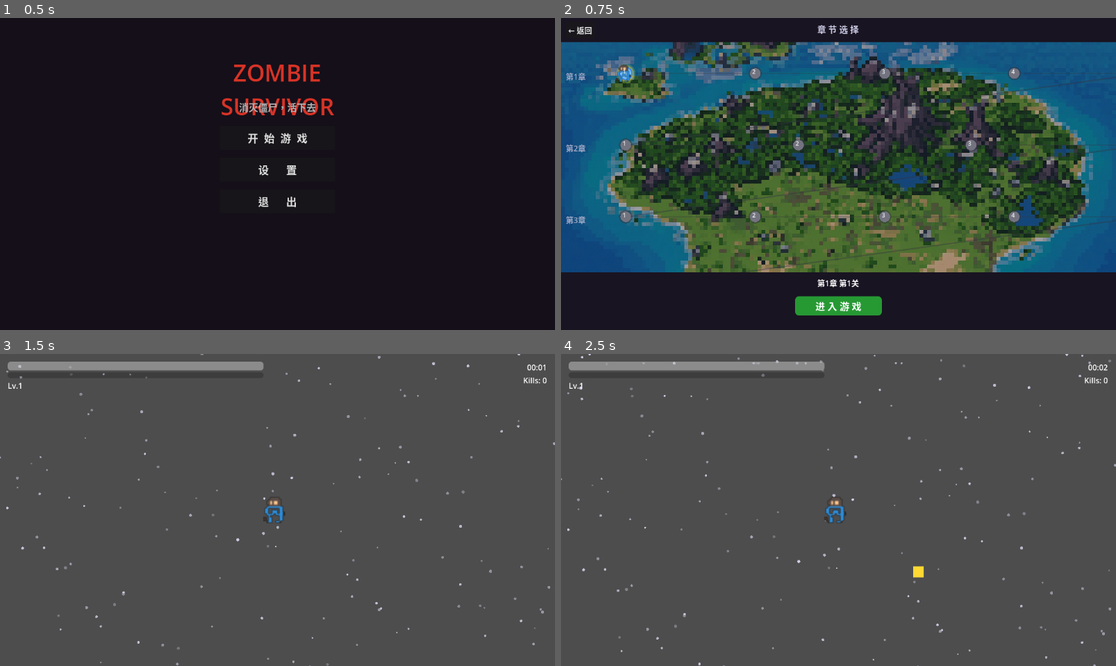
Above: before the commit, frames 1-4 (two rows, left to right).
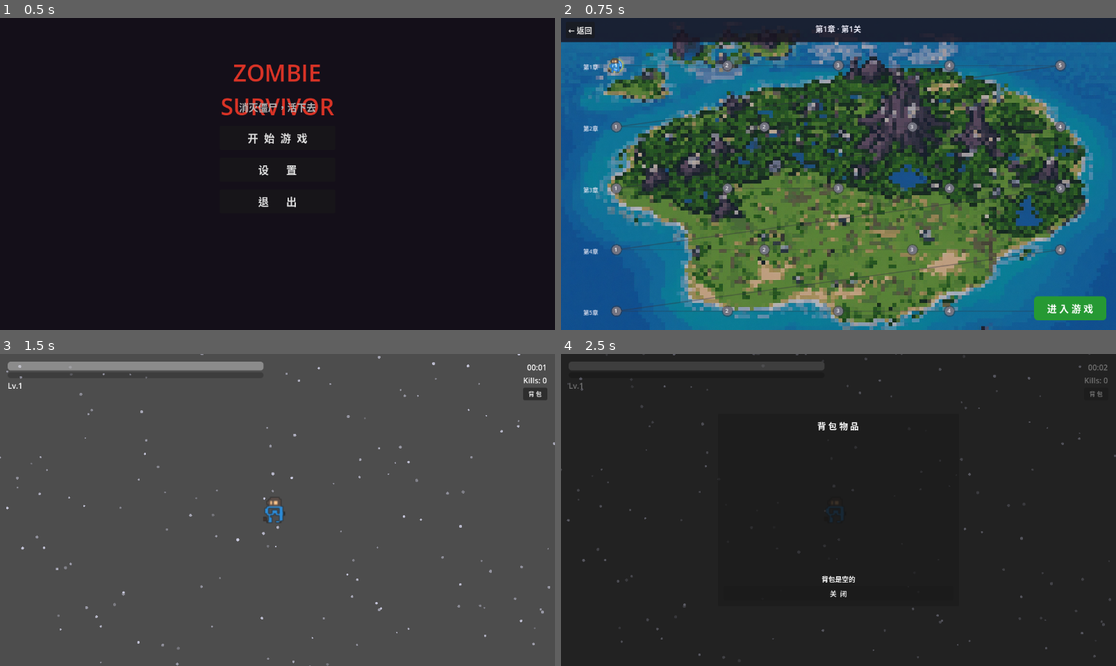
Above: after the commit, the same moments.

Repository: ebly/shoot
Game: Godot game, scene res://scenes/main_menu.tscn
Same seed, same stepped clock (60 frames per second), same inputs: the game is played once before the commit and once after it.
Inputs (mouse positions are in pixels of both pictures, inside the frame that each line leads up to):
- Up to frame 1 (0.5 s): no input
- Up to frame 2 (0.75 s): click "开 始 游 戏" at 0.5 s
- Up to frame 3 (1.5 s): click "进 入 游 戏" at 1.25 s
- Up to frame 4 (2.5 s): click (1093, 394) at 2 s, where only the run after the commit has a clickable "背 包"

Frame 1 is identical in both runs. In frame 2, 22% of the frame differs, in the area x 0-100%, y 2-100%; in frame 3, 0.2%; in frame 4, 100%, in the area x 0-100%, y 0-100%.

Commit message:
背包系统：拾取/装备双按钮 + 背包面板UI

Diff:
--- /dev/null
+++ b/scenes/backpack_item_row.tscn
@@ -0,0 +1,26 @@
+[gd_scene load_steps=2 format=3]
+
+[ext_resource type="Script" path="res://scripts/ui/backpack_item_row.gd" id="1_row"]
+
+[node name="BackpackItemRow" type="Panel"]
+custom_minimum_size = Vector2(0, 36)
+script = ExtResource("1_row")
+
+[node name="HBox" type="HBoxContainer" parent="."]
+anchors_preset = 15
+anchor_right = 1.0
+anchor_bottom = 1.0
+
+[node name="NameLabel" type="Label" parent="HBox"]
+text = "升级名称"
+size_flags_horizontal = 3
+theme_override_font_sizes/font_size = 14
+
+[node name="CountLabel" type="Label" parent="HBox"]
+text = "×1"
+theme_override_font_sizes/font_size = 14
+
+[node name="EquipButton" type="Button" parent="HBox"]
+text = "装 备"
+
+[connection signal="pressed" from="HBox/EquipButton" to="." method="_on_equip_button_pressed"]
--- /dev/null
+++ b/scenes/backpack_panel.tscn
@@ -0,0 +1,53 @@
+[gd_scene load_steps=2 format=3]
+
+[ext_resource type="Script" path="res://scripts/ui/backpack_panel.gd" id="1_bp"]
+
+[node name="BackpackPanel" type="CanvasLayer"]
+layer = 90
+script = ExtResource("1_bp")
+
+[node name="ColorRect" type="ColorRect" parent="."]
+anchors_preset = 15
+anchor_right = 1.0
+anchor_bottom = 1.0
+color = Color(0, 0, 0, 0.55)
+
+[node name="Panel" type="Panel" parent="."]
+anchors_preset = 8
+anchor_left = 0.5
+anchor_top = 0.5
+anchor_right = 0.5
+anchor_bottom = 0.5
+offset_left = -250.0
+offset_top = -200.0
+offset_right = 250.0
+offset_bottom = 200.0
+
+[node name="VBox" type="VBoxContainer" parent="Panel"]
+anchors_preset = 15
+anchor_right = 1.0
+anchor_bottom = 1.0
+offset_left = 12.0
+offset_top = 12.0
+offset_right = -12.0
+offset_bottom = -12.0
+
+[node name="TitleLabel" type="Label" parent="Panel/VBox"]
+text = "背 包 物 品"
+horizontal_alignment = 1
+theme_override_font_sizes/font_size = 18
+
+[node name="ItemContainer" type="VBoxContainer" parent="Panel/VBox"]
+size_flags_vertical = 3
+theme_override_constants/separation = 4
+
+[node name="EmptyLabel" type="Label" parent="Panel/VBox"]
+text = "背包是空的"
+horizontal_alignment = 1
+theme_override_font_sizes/font_size = 14
+
+[node name="CloseButton" type="Button" parent="Panel/VBox"]
+text = "关  闭"
+theme_override_font_sizes/font_size = 14
+
+[connection signal="pressed" from="Panel/VBox/CloseButton" to="." method="_on_close_pressed"]
--- a/scenes/chapter_select.tscn
+++ b/scenes/chapter_select.tscn
@@ -20,13 +20,17 @@
 [node name="MapContainer" type="Node2D" parent="."]
 
 [node name="MapBg" type="TextureRect" parent="MapContainer"]
-anchors_preset = 0
+anchors_preset = 15
+anchor_right = 1.0
+anchor_bottom = 1.0
 texture = ExtResource("3_mapbg")
-stretch_mode = 0
+stretch_mode = 5
 
 [node name="MapDarken" type="ColorRect" parent="MapContainer"]
-anchors_preset = 0
-color = Color(0, 0, 0, 0.35)
+anchors_preset = 15
+anchor_right = 1.0
+anchor_bottom = 1.0
+color = Color(0, 0, 0, 0.25)
 
 [node name="MapView" type="Node2D" parent="MapContainer"]
 script = ExtResource("2_map")
@@ -36,7 +40,7 @@
 anchor_left = 0.0
 anchor_right = 1.0
 offset_bottom = 50.0
-color = Color(0.1, 0.08, 0.13, 1)
+color = Color(0.1, 0.08, 0.13, 0.85)
 
 [node name="BackButton" type="Button" parent="TopBar"]
 offset_left = 10.0
@@ -49,48 +53,29 @@
 anchors_preset = 5
 anchor_left = 0.5
 anchor_right = 0.5
-offset_left = -80.0
-offset_top = 10.0
-offset_right = 80.0
-offset_bottom = 40.0
-text = "章 节 选 择"
-horizontal_alignment = 1
-theme_override_colors/font_color = Color(0.8, 0.8, 0.9, 1)
-theme_override_font_sizes/font_size = 18
-
-[node name="BottomBar" type="ColorRect" parent="."]
-anchors_preset = 2
-anchor_left = 0.0
-anchor_right = 1.0
-anchor_top = 1.0
-offset_top = -120.0
-offset_bottom = 0.0
-color = Color(0.1, 0.08, 0.13, 1)
-
-[node name="StageInfoLabel" type="Label" parent="BottomBar"]
-anchors_preset = 5
-anchor_left = 0.5
-anchor_right = 0.5
 offset_left = -100.0
 offset_top = 10.0
 offset_right = 100.0
 offset_bottom = 40.0
-text = "第1章 第1关"
+text = ""
 horizontal_alignment = 1
+theme_override_colors/font_color = Color(0.9, 0.9, 0.95, 1)
 theme_override_font_sizes/font_size = 16
 
-[node name="EnterButton" type="Button" parent="BottomBar"]
-anchors_preset = 5
-anchor_left = 0.5
-anchor_right = 0.5
-offset_left = -90.0
-offset_top = 50.0
-offset_right = 90.0
-offset_bottom = 90.0
+[node name="EnterButton" type="Button" parent="."]
+anchors_preset = 4
+anchor_left = 1.0
+anchor_top = 1.0
+anchor_right = 1.0
+anchor_bottom = 1.0
+offset_left = -170.0
+offset_top = -70.0
+offset_right = -20.0
+offset_bottom = -20.0
 text = "进 入 游 戏"
 theme_override_font_sizes/font_size = 20
 theme_override_colors/font_color = Color(1, 1, 1, 1)
 theme_override_styles/normal = SubResource("enter_bg")
 
 [connection signal="pressed" from="TopBar/BackButton" to="." method="_on_back_pressed"]
-[connection signal="pressed" from="BottomBar/EnterButton" to="." method="_on_enter_pressed"]
+[connection signal="pressed" from="EnterButton" to="." method="_on_enter_pressed"]
--- a/scenes/hud.tscn
+++ b/scenes/hud.tscn
@@ -50,6 +50,10 @@
 text = "Kills: 0"
 horizontal_alignment = 2
 
+[node name="BackpackButton" type="Button" parent="Margin/HBox/RightPanel"]
+text = "背 包"
+theme_override_font_sizes/font_size = 12
+
 [node name="GameOverPanel" type="Panel" parent="."]
 anchors_preset = 8
 anchor_left = 0.5
@@ -85,3 +89,4 @@
 text = "Play Again"
 
 [connection signal="pressed" from="GameOverPanel/VBox/RestartButton" to="." method="_on_restart_pressed"]
+[connection signal="pressed" from="Margin/HBox/RightPanel/BackpackButton" to="." method="_on_backpack_pressed"]
--- a/scenes/main.tscn
+++ b/scenes/main.tscn
@@ -7,6 +7,7 @@
 [ext_resource type="Script" path="res://scripts/starfield.gd" id="5_starfield"]
 [ext_resource type="Script" path="res://scripts/effects_manager.gd" id="6_effects"]
 [ext_resource type="Script" path="res://scripts/camera_follow.gd" id="7_camera"]
+[ext_resource type="PackedScene" path="res://scenes/backpack_panel.tscn" id="8_backpack"]
 
 [node name="Main" type="Node2D"]
 
@@ -30,3 +31,5 @@
 
 [node name="EffectsManager" type="Node" parent="."]
 script = ExtResource("6_effects")
+
+[node name="BackpackPanel" parent="." instance=ExtResource("8_backpack")]
--- a/scenes/upgrade_card.tscn
+++ b/scenes/upgrade_card.tscn
@@ -3,7 +3,7 @@
 [ext_resource type="Script" path="res://scripts/ui/upgrade_card.gd" id="1_card"]
 
 [node name="UpgradeCard" type="Panel"]
-custom_minimum_size = Vector2(180, 200)
+custom_minimum_size = Vector2(180, 220)
 script = ExtResource("1_card")
 
 [node name="VBox" type="VBoxContainer" parent="."]
@@ -14,15 +14,27 @@
 grow_vertical = 2
 
 [node name="NameLabel" type="Label" parent="VBox"]
-text = "Upgrade"
+text = "升级名称"
 horizontal_alignment = 1
+theme_override_font_sizes/font_size = 14
 
 [node name="DescLabel" type="Label" parent="VBox"]
-text = "Description"
+text = "描述"
 horizontal_alignment = 1
 autowrap_mode = 2
+size_flags_vertical = 3
 
-[node name="PickButton" type="Button" parent="VBox"]
-text = "Pick"
+[node name="Buttons" type="HBoxContainer" parent="VBox"]
+size_flags_vertical = 0
+theme_override_constants/separation = 6
 
-[connection signal="pressed" from="VBox/PickButton" to="." method="_on_pick_button_pressed"]
+[node name="PickButton" type="Button" parent="VBox/Buttons"]
+text = "拾 取"
+size_flags_horizontal = 3
+
+[node name="EquipButton" type="Button" parent="VBox/Buttons"]
+text = "装 备"
+size_flags_horizontal = 3
+
+[connection signal="pressed" from="VBox/Buttons/PickButton" to="." method="_on_pick_button_pressed"]
+[connection signal="pressed" from="VBox/Buttons/EquipButton" to="." method="_on_equip_button_pressed"]
--- a/scripts/game_manager.gd
+++ b/scripts/game_manager.gd
@@ -62,6 +62,7 @@
 	survival_time = 0.0
 	is_game_over = false
 	enemies_killed = 0
+	UpgradeManager.reset_backpack()
 	xp_changed.emit(0, xp_to_next())
 	game_started.emit()
 
--- /dev/null
+++ b/scripts/ui/backpack_item_row.gd
@@ -0,0 +1,16 @@
+extends Panel
+## 背包内单行物品：名称 + 数量 + 装备按钮
+
+signal equip_pressed
+
+var _upgrade_id: String = ""
+
+
+func setup(upg, count: int) -> void:
+	_upgrade_id = upg.id
+	$HBox/NameLabel.text = upg.label
+	$HBox/CountLabel.text = "×%d" % count
+
+
+func _on_equip_button_pressed() -> void:
+	equip_pressed.emit()
--- /dev/null
+++ b/scripts/ui/backpack_panel.gd
@@ -0,0 +1,64 @@
+extends CanvasLayer
+## 背包面板 — 查看已拾取但未装备的升级，点击「装备」生效。
+
+@onready var item_container: VBoxContainer = $Panel/VBox/ItemContainer
+@onready var empty_label: Label = $Panel/VBox/EmptyLabel
+@onready var item_row_scene: PackedScene = preload("res://scenes/backpack_item_row.tscn")
+
+
+func _ready() -> void:
+	process_mode = PROCESS_MODE_WHEN_PAUSED
+	hide()
+
+
+func open() -> void:
+	_refresh()
+	show()
+	get_tree().paused = true
+
+
+func close() -> void:
+	hide()
+	get_tree().paused = false
+
+
+func _refresh() -> void:
+	# 清空旧列表
+	for c in item_container.get_children():
+		c.queue_free()
+
+	if UpgradeManager.is_backpack_empty():
+		empty_label.show()
+		return
+
+	empty_label.hide()
+
+	# 遍历背包（upgrade_pool 获取完整信息）
+	for u in UpgradeManager.get_upgrade_pool():
+		var cnt: int = UpgradeManager.get_backpack_count(u.id)
+		if cnt <= 0:
+			continue
+		var row: Panel = item_row_scene.instantiate()
+		item_container.add_child(row)
+		row.setup(u, cnt)
+		row.equip_pressed.connect(_on_row_equip.bind(u.id))
+
+
+func _on_row_equip(upgrade_id: String) -> void:
+	var player = _find_player()
+	if player:
+		if UpgradeManager.equip_from_backpack(upgrade_id, player):
+			_refresh()
+			if UpgradeManager.is_backpack_empty():
+				close()
+
+
+func _find_player():
+	var players: Array[Node] = get_tree().get_nodes_in_group("player")
+	if players.size() > 0:
+		return players[0]
+	return null
+
+
+func _on_close_pressed() -> void:
+	close()
--- a/scripts/ui/chapter_select.gd
+++ b/scripts/ui/chapter_select.gd
@@ -1,5 +1,5 @@
 extends Control
-## ChapterSelect — 自由行走地图，背景地图跟随滚动。
+## ChapterSelect — 自由行走地图，背景滚动，无黑边。
 
 var _ready_done: bool = false
 var _player_pos: Vector2 = Vector2.ZERO
@@ -8,6 +8,7 @@
 var _stage_positions: Dictionary = {}
 var _map_size: Vector2 = Vector2(1600, 900)
 var _screen_size: Vector2 = Vector2(1152, 648)
+var _scale: float = 1.0  # 地图缩放比例（填满屏幕）
 
 @onready var _map_container: Node2D = $MapContainer
 @onready var _map_view: Node2D = $MapContainer/MapView
@@ -17,7 +18,8 @@
 
 func _ready() -> void:
 	process_mode = PROCESS_MODE_ALWAYS
-	$BottomBar/EnterButton.hide()
+	$TopBar/TitleLabel.hide()
+	$EnterButton.hide()
 
 	_screen_size = get_viewport_rect().size
 
@@ -25,12 +27,17 @@
 	var tex: Texture2D = _map_bg.texture
 	if tex:
 		_map_size = Vector2(tex.get_width(), tex.get_height())
-		_map_bg.custom_minimum_size = _map_size
-		_map_bg.size = _map_size
-		_map_darken.custom_minimum_size = _map_size
-		_map_darken.size = _map_size
+		# 计算缩放使地图填满屏幕（无黑边）
+		_scale = max(_screen_size.x / _map_size.x, _screen_size.y / _map_size.y)
+		var scaled: Vector2 = _map_size * _scale
+		_map_bg.custom_minimum_size = scaled
+		_map_bg.size = scaled
+		_map_darken.custom_minimum_size = scaled
+		_map_darken.size = scaled
+		# MapView 缩放匹配背景图
+		_map_view.scale = Vector2(_scale, _scale)
 
-	# 用地图百分比计算关卡位置
+	# 用地图像素坐标计算关卡位置，乘缩放因子
 	var margin_x: float = _map_size.x * 0.1
 	var margin_y: float = _map_size.y * 0.15
 	var start_x: float = margin_x
@@ -49,27 +56,27 @@
 
 	_map_view.stage_positions = _stage_positions
 
-	# 章节标签（随地图滚动）
+	# 章节标签和关卡数字（作为 MapView 子节点，随地图滚动）
 	for ch in range(1, ProgressManager.total_chapters + 1):
 		var first_key: String = ProgressManager.stage_key(ch, 1)
 		if first_key in _stage_positions:
 			var pos: Vector2 = _stage_positions[first_key]
 			var lbl: Label = Label.new()
 			lbl.text = "第%d章" % ch
-			lbl.position = Vector2(10, pos.y - 6)
-			lbl.add_theme_color_override("font_color", Color(0.7, 0.7, 0.8, 0.9))
+			lbl.position = Vector2(pos.x - 80, pos.y - 8)
+			lbl.add_theme_color_override("font_color", Color(0.9, 0.9, 0.95, 0.9))
+			lbl.add_theme_font_size_override("font_size", 14)
 			_map_view.add_child(lbl)
 
-	# 关卡数字标签（随地图滚动）
 	for key in _stage_positions:
 		var pos: Vector2 = _stage_positions[key]
 		var parts: PackedStringArray = key.split("-")
 		var st: int = int(parts[1])
 		var lbl: Label = Label.new()
 		lbl.text = str(st)
-		lbl.position = pos - Vector2(6, 12)
-		lbl.add_theme_color_override("font_color", Color(1, 1, 1, 0.9))
-		lbl.add_theme_font_size_override("font_size", 12)
+		lbl.position = pos - Vector2(5, 10)
+		lbl.add_theme_color_override("font_color", Color(1, 1, 1, 0.95))
+		lbl.add_theme_font_size_override("font_size", 13)
 		_map_view.add_child(lbl)
 
 	# 玩家出生在第一关
@@ -78,7 +85,6 @@
 		_player_pos = _stage_positions[start_key]
 
 	_map_view.player_pos = _player_pos
-
 	_ready_done = true
 	_update_camera()
 	_map_view.queue_redraw()
@@ -91,6 +97,7 @@
 	var input: Vector2 = Input.get_vector("move_left", "move_right", "move_up", "move_down")
 	_player_pos += input * _move_speed * delta
 
+	# 限制到地图范围
 	_player_pos.x = clamp(_player_pos.x, 0, _map_size.x)
 	_player_pos.y = clamp(_player_pos.y, 0, _map_size.y)
 
@@ -101,14 +108,18 @@
 
 
 func _update_camera() -> void:
-	if _map_size.x <= 0 or _map_size.y <= 0:
+	if _map_size.x <= 0:
 		return
+	# 缩放后的地图尺寸
+	var scaled: Vector2 = _map_size * _scale
 
-	var offset_x: float = _screen_size.x * 0.5 - _player_pos.x
-	var offset_y: float = _screen_size.y * 0.5 - _player_pos.y
+	# 偏移量：让玩家位于屏幕中央
+	var offset_x: float = _screen_size.x * 0.5 - _player_pos.x * _scale
+	var offset_y: float = _screen_size.y * 0.5 - _player_pos.y * _scale
 
-	offset_x = clamp(offset_x, _screen_size.x - _map_size.x, 0)
-	offset_y = clamp(offset_y, _screen_size.y - _map_size.y, 0)
+	# 限制到地图边界（无黑边）
+	offset_x = clamp(offset_x, _screen_size.x - scaled.x, 0)
+	offset_y = clamp(offset_y, _screen_size.y - scaled.y, 0)
 
 	_map_container.position = Vector2(offset_x, offset_y)
 
@@ -130,11 +141,13 @@
 		_selected_key = best_key
 		var parts = best_key.split("-")
 		ProgressManager.select_stage(int(parts[0]), int(parts[1]))
-		$BottomBar/EnterButton.show()
-		$BottomBar/StageInfoLabel.text = "第%s章 第%s关" % [parts[0], parts[1]]
+		$TopBar/TitleLabel.show()
+		$TopBar/TitleLabel.text = "第%s章 · 第%s关" % [parts[0], parts[1]]
+		$EnterButton.show()
 	elif best_key == "" and _selected_key != "":
 		_selected_key = ""
-		$BottomBar/EnterButton.hide()
+		$TopBar/TitleLabel.hide()
+		$EnterButton.hide()
 
 	_map_view.selected_key = _selected_key
 
--- a/scripts/ui/hud.gd
+++ b/scripts/ui/hud.gd
@@ -65,3 +65,9 @@
 	if players.size() > 0:
 		return players[0]
 	return null
+
+
+func _on_backpack_pressed() -> void:
+	var bp = get_node_or_null("/root/Main/BackpackPanel")
+	if bp:
+		bp.open()
--- a/scripts/ui/level_up_menu.gd
+++ b/scripts/ui/level_up_menu.gd
@@ -1,5 +1,5 @@
 extends CanvasLayer
-## LevelUpMenu — shown on level-up, offers 3 random upgrade choices.
+## 升级菜单 — 升级时出现，选择「拾取→背包」或「装备→角色」。
 
 @onready var card_container: HBoxContainer = $Panel/CardContainer
 @onready var card_scene: PackedScene = preload("res://scenes/upgrade_card.tscn")
@@ -17,7 +17,6 @@
 func _on_level_up(_new_level: int) -> void:
 	_effects().freeze(0.06)
 	if _is_showing:
-		# queue another level-up for after this pick
 		call_deferred("_show_choices")
 		return
 	_show_choices()
@@ -28,27 +27,36 @@
 	if _current_choices.is_empty():
 		return
 
-	# Clear previous cards
 	for c in card_container.get_children():
 		c.queue_free()
 
-	# Build new cards
 	for upgrade in _current_choices:
 		var card = card_scene.instantiate()
 		card_container.add_child(card)
 		card.setup(upgrade)
-		card.selected.connect(_on_card_selected)
+		card.picked.connect(_on_picked)
+		card.equipped.connect(_on_equipped)
 
 	show()
 	_is_showing = true
 	get_tree().paused = true
 
 
-func _on_card_selected(upgrade_id: String) -> void:
+## 拾取 → 存入背包，不生效。
+func _on_picked(upgrade_id: String) -> void:
+	UpgradeManager.store_in_backpack(upgrade_id)
+	_close()
+
+
+## 装备 → 直接生效到角色。
+func _on_equipped(upgrade_id: String) -> void:
 	var player = _find_player()
 	if player:
 		UpgradeManager.apply_upgrade(upgrade_id, player)
+	_close()
 
+
+func _close() -> void:
 	_is_showing = false
 	get_tree().paused = false
 	hide()
--- a/scripts/ui/upgrade_card.gd
+++ b/scripts/ui/upgrade_card.gd
@@ -1,7 +1,8 @@
 extends Panel
-## A single upgrade card in the LevelUpMenu.
+## 升级卡 - 显示升级名称/描述，提供「拾取→背包」「装备→角色」双按钮。
 
-signal selected(upgrade_id: String)
+signal picked(upgrade_id: String)
+signal equipped(upgrade_id: String)
 
 var upgrade: UpgradeResource = null
 
@@ -11,10 +12,17 @@
 	$VBox/NameLabel.text = upg.label
 	$VBox/DescLabel.text = upg.description
 	if upg.is_maxed():
-		$VBox/PickButton.disabled = true
-		$VBox/PickButton.text = "MAXED"
+		$VBox/Buttons/PickButton.disabled = true
+		$VBox/Buttons/PickButton.text = "已满"
+		$VBox/Buttons/EquipButton.disabled = true
+		$VBox/Buttons/EquipButton.text = "已满"
 
 
 func _on_pick_button_pressed() -> void:
 	if upgrade:
-		selected.emit(upgrade.id)
+		picked.emit(upgrade.id)
+
+
+func _on_equip_button_pressed() -> void:
+	if upgrade:
+		equipped.emit(upgrade.id)
--- a/scripts/upgrades/upgrade_manager.gd
+++ b/scripts/upgrades/upgrade_manager.gd
@@ -1,18 +1,19 @@
 extends Node
-## UpgradeManager — singleton that holds the upgrade catalog and offers
-## random choices when the player levels up.
+## UpgradeManager — 升级管理器，持有升级池并提供「拾取→背包」「装备→角色」功能。
 
-signal choices_ready(upgrades: Array)  # Array of UpgradeResource
+signal choices_ready(upgrades: Array)
 
-var _upgrade_pool: Array = []          # filled from UpgradeCatalog in _ready
-var _offered_ids: Array = []           # already picked this run → no repeats
+var _upgrade_pool: Array = []
+var _offered_ids: Array = []
+# 背包：upgrade_id → 已拾取次数（可用于 is_maxed 判断）
+var backpack: Dictionary = {}
 
 
 func _ready() -> void:
 	_upgrade_pool = UpgradeCatalog.all()
 
 
-## Called by GameManager on level-up. Returns 3 random non-duplicate upgrades.
+## 生成 count 个随机非重复升级选项。
 func generate_choices(count: int = 3) -> Array:
 	var available: Array = []
 	for u in _upgrade_pool:
@@ -33,10 +34,58 @@
 	return picks
 
 
-## Apply an upgrade to the player.
+## 装备到角色身上（立即生效）。
 func apply_upgrade(upgrade_id: String, player) -> void:
 	for u in _upgrade_pool:
 		if u.id == upgrade_id:
 			u.apply(player)
 			return
-	push_warning("UpgradeManager: unknown upgrade id '%s'" % upgrade_id)
+	push_warning("UpgradeManager: 未知升级 id '%s'" % upgrade_id)
+
+
+## 存入背包（暂不生效）。
+func store_in_backpack(upgrade_id: String) -> void:
+	if backpack.has(upgrade_id):
+		backpack[upgrade_id] += 1
+	else:
+		backpack[upgrade_id] = 1
+
+
+## 从背包中取出并装备到角色。
+func equip_from_backpack(upgrade_id: String, player) -> bool:
+	if not backpack.has(upgrade_id) or backpack[upgrade_id] <= 0:
+		return false
+	backpack[upgrade_id] -= 1
+	if backpack[upgrade_id] <= 0:
+		backpack.erase(upgrade_id)
+	apply_upgrade(upgrade_id, player)
+	return true
+
+
+## 获取背包中该升级的已堆叠次数。
+func get_backpack_count(upgrade_id: String) -> int:
+	return backpack.get(upgrade_id, 0)
+
+
+## 背包是否为空。
+func is_backpack_empty() -> bool:
+	return backpack.is_empty()
+
+
+## 重置背包（新游戏用）。
+func reset_backpack() -> void:
+	backpack.clear()
+	_offered_ids.clear()
+
+
+## 获取升级池（供背包面板遍历）。
+func get_upgrade_pool() -> Array:
+	return _upgrade_pool
+
+
+## 按 ID 查找升级资源。
+func find_upgrade(upgrade_id: String):
+	for u in _upgrade_pool:
+		if u.id == upgrade_id:
+			return u
+	return null
Not shown: 1 places in scenes/main.tscn that only renumber resources
Not shown, added: scripts/ui/backpack_item_row.gd.uid
Not shown, added: scripts/ui/backpack_panel.gd.uid
Not shown, changed: .codegraph/daemon.pid
